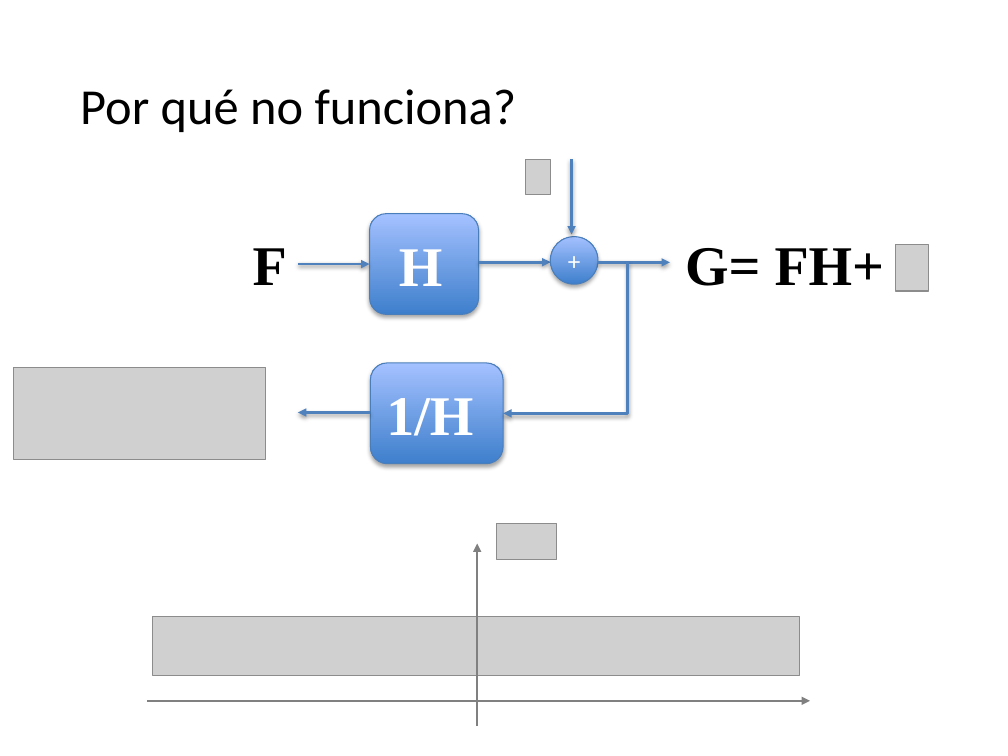
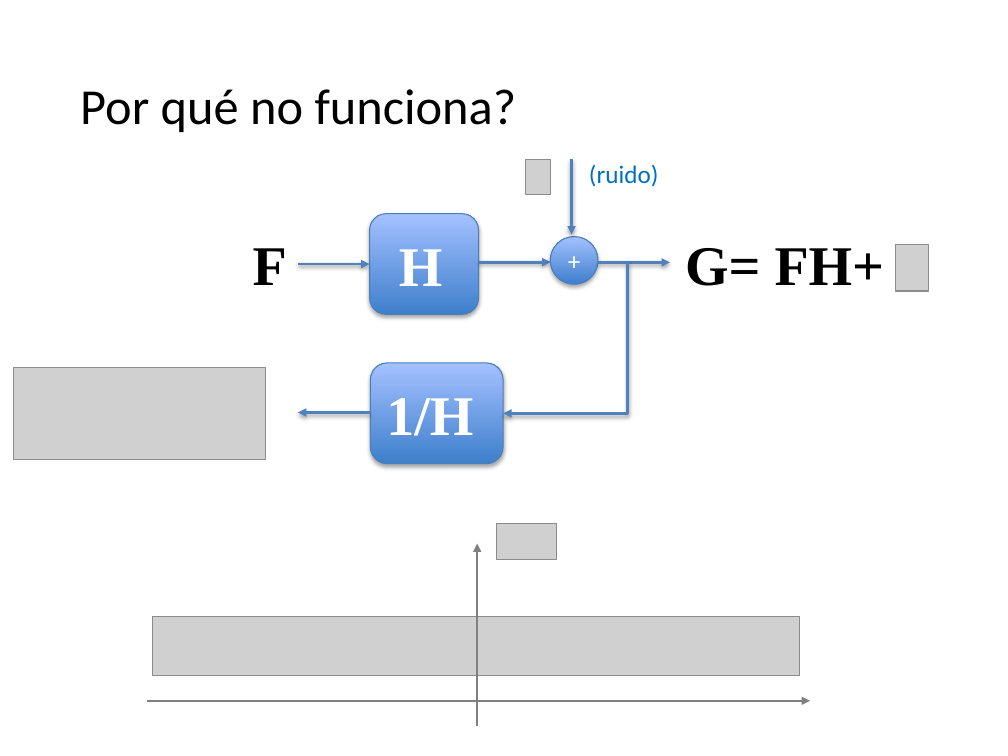
Before and after one commit to domingomery/imagenes, a slide deck: slide 9 of clases/Cap06_Restauracion/presentations/IMG06_Deconvolution.pptx. Drawn at 1008x756 pixels with LibreOffice and Linux fonts; fonts in the diff are those of the drawing; grey boxes stand for pictures; background and template pictures are left out. Boxes give left, top, right and bottom in pixels: in the first picture for what was removed or moved away, otherwise in the second. Text is boxed around its words. In the diff, an @@ line names an element or a change of style, - is before the commit and + after.

```diff
--- a/clases/Cap06_Restauracion/presentations/IMG06_Deconvolution.pptx
+++ b/clases/Cap06_Restauracion/presentations/IMG06_Deconvolution.pptx
@@ text added at (x1=589, y1=165, x2=659, y2=187), 18 pt, text #0070C0 @@
+(ruido)
```
Also in this commit, not shown: 9 other slides changed, 3 other files.
